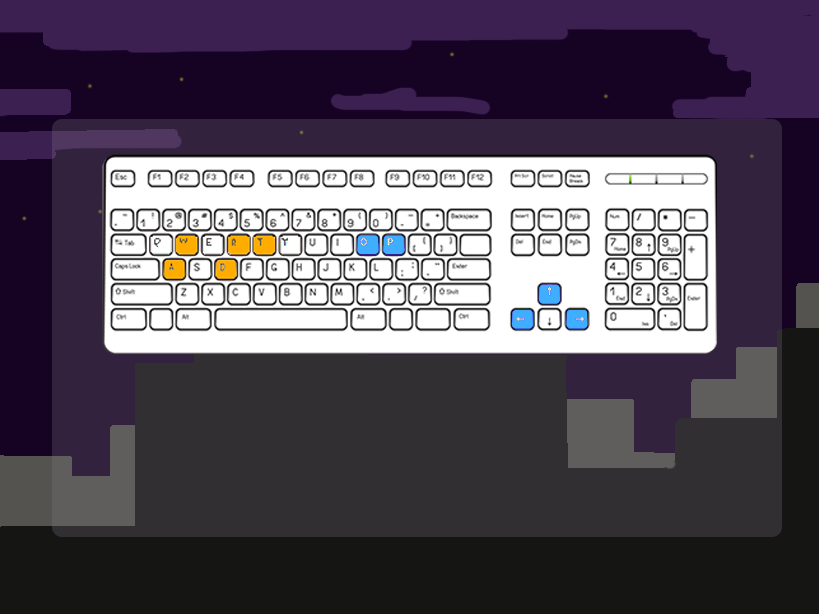
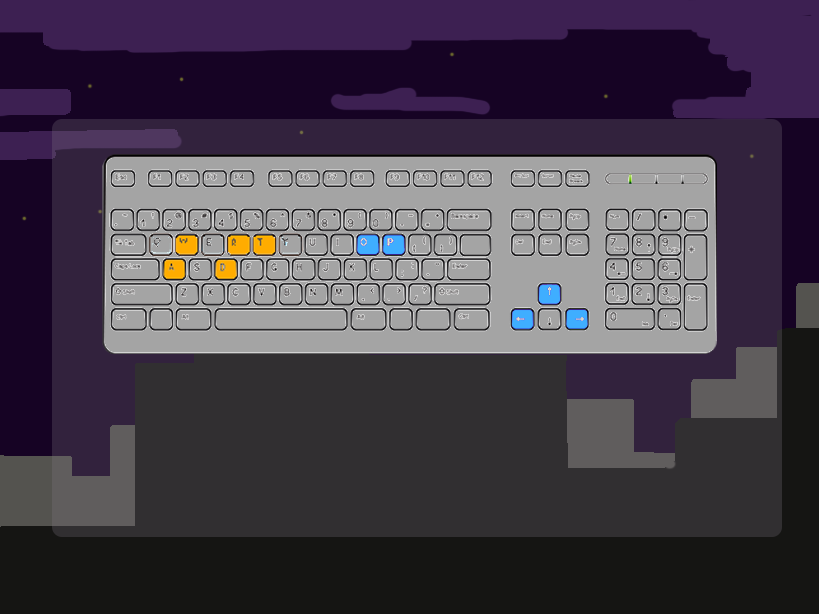
Layered file, before and after one edit (819x614). Changes by layer:
painted on "basic_keyboard_layout_slide_1_qwerty" over [105, 158, 717, 352]
